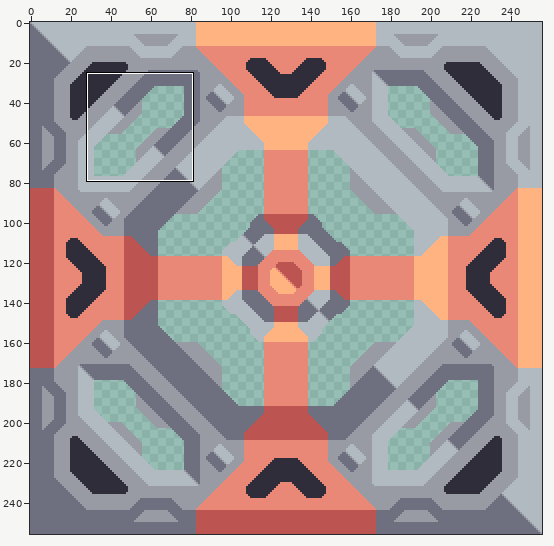
Sprite sheet -- assets/sprites/blocks/power/fusion-reactor.png. Above: a wide view before the commit, with the close-up outlined.
Close-up. Before the edit:
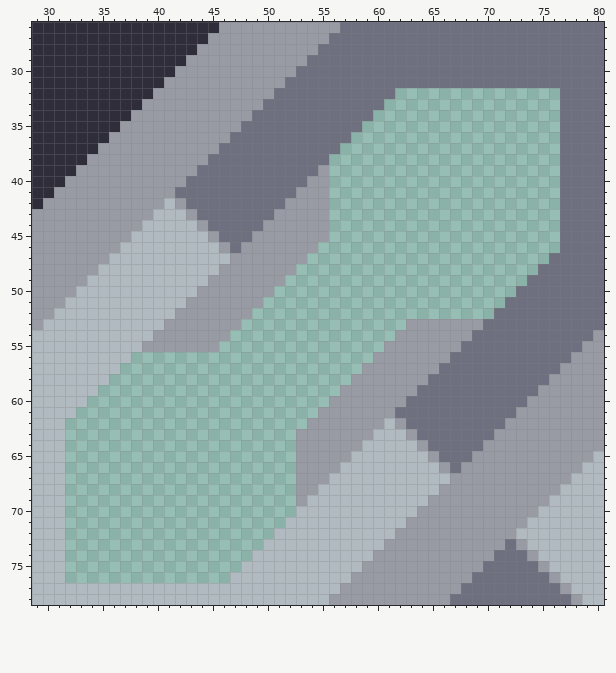
The file is 256x256 pixels. Shown: x 29..80, y 26..78. The commit also changed other parts of the picture, which this record leaves out.
New version:
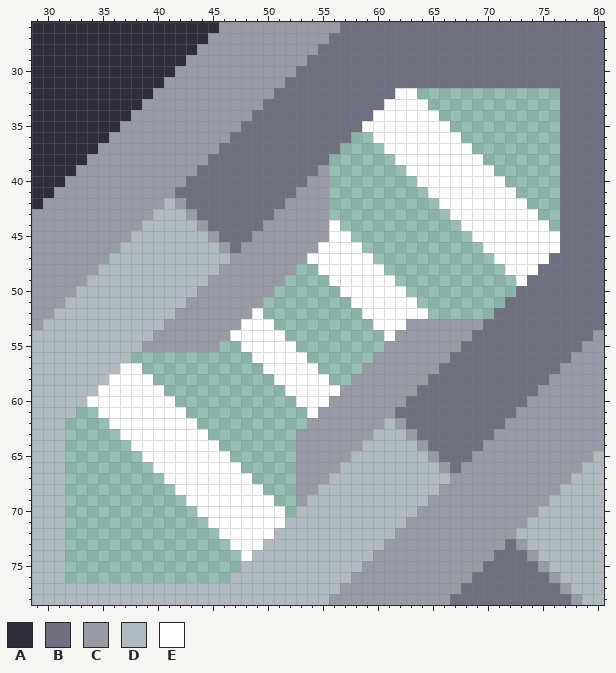
Palette (. is transparent): A #2f2d39  B #6e7080  C #989aa4  D #b0bac0  E #ffffff
The edit:
@@ x 29..80 @@
 31 AAAAAAAAAAAACCCCCCCCCCCBBBBBBBBBBBBBBBBBBBBBBBBBBBBB
-32 AAAAAAAAAAACCCCCCCCCCCBBBBBBBBBBB...............BBBB
-33 AAAAAAAAAACCCCCCCCCCCBBBBBBBBBBB................BBBB
-34 AAAAAAAAACCCCCCCCCCCBBBBBBBBBBB.................BBBB
-35 AAAAAAAACCCCCCCCCCCBBBBBBBBBBB..................BBBB
-36 AAAAAAACCCCCCCCCCCBBBBBBBBBBB...................BBBB
-37 AAAAAACCCCCCCCCCCBBBBBBBBBBB....................BBBB
-38 AAAAACCCCCCCCCCCBBBBBBBBBBB.....................BBBB
-39 AAAACCCCCCCCCCCBBBBBBBBBBBC.....................BBBB
-40 AAACCCCCCCCCCCBBBBBBBBBBBCC.....................BBBB
-41 AACCCCCCCCCCCBBBBBBBBBBBCCC.....................BBBB
-42 ACCCCCCCCCCCDCBBBBBBBBBCCCC.....................BBBB
-43 CCCCCCCCCCCDDDCBBBBBBBCCCCC.....................BBBB
-44 CCCCCCCCCCDDDDDCBBBBBCCCCCC.....................BBBB
-45 CCCCCCCCCDDDDDDDCBBBCCCCCCC.....................BBBB
-46 CCCCCCCCDDDDDDDDDCBCCCCCCC......................BBBB
-47 CCCCCCCDDDDDDDDDDDCCCCCCC......................BBBBB
-48 CCCCCCDDDDDDDDDDDCCCCCCC......................BBBBBB
-49 CCCCCDDDDDDDDDDDCCCCCCC......................BBBBBBB
-50 CCCCDDDDDDDDDDDCCCCCCC......................BBBBBBBB
-51 CCCDDDDDDDDDDDCCCCCCC......................BBBBBBBBB
-52 CCDDDDDDDDDDDCCCCCCC......................BBBBBBBBBB
-53 CDDDDDDDDDDDCCCCCCC...............CCCCCCCBBBBBBBBBBB
-54 DDDDDDDDDDDCCCCCCC...............CCCCCCCBBBBBBBBBBBC
-55 DDDDDDDDDDCCCCCCC...............CCCCCCCBBBBBBBBBBBCC
-56 DDDDDDDDD......................CCCCCCCBBBBBBBBBBBCCC
-57 DDDDDDDD......................CCCCCCCBBBBBBBBBBBCCCC
-58 DDDDDDD......................CCCCCCCBBBBBBBBBBBCCCCC
-59 DDDDDD......................CCCCCCCBBBBBBBBBBBCCCCCC
-60 DDDDD......................CCCCCCCBBBBBBBBBBBCCCCCCC
-61 DDDD......................CCCCCCCBBBBBBBBBBBCCCCCCCC
-62 DDD......................CCCCCCCDCBBBBBBBBBCCCCCCCCC
-63 DDD.....................CCCCCCCDDDCBBBBBBBCCCCCCCCCC
-64 DDD.....................CCCCCCDDDDDCBBBBBCCCCCCCCCCC
-65 DDD.....................CCCCCDDDDDDDCBBBCCCCCCCCCCCD
-66 DDD.....................CCCCDDDDDDDDDCBCCCCCCCCCCCDD
-67 DDD.....................CCCDDDDDDDDDDDCCCCCCCCCCCDDD
-68 DDD.....................CCDDDDDDDDDDDCCCCCCCCCCCDDDD
-69 DDD.....................CDDDDDDDDDDDCCCCCCCCCCCDDDDD
-70 DDD.....................DDDDDDDDDDDCCCCCCCCCCCDDDDDD
-71 DDD....................DDDDDDDDDDDCCCCCCCCCCCDDDDDDD
-72 DDD...................DDDDDDDDDDDCCCCCCCCCCCDDDDDDDD
-73 DDD..................DDDDDDDDDDDCCCCCCCCCCCBCDDDDDDD
-74 DDD.................DDDDDDDDDDDCCCCCCCCCCCBBBCDDDDDD
+32 AAAAAAAAAAACCCCCCCCCCCBBBBBBBBBBBEE.............BBBB
+33 AAAAAAAAAACCCCCCCCCCCBBBBBBBBBBBEEEE............BBBB
+34 AAAAAAAAACCCCCCCCCCCBBBBBBBBBBBEEEEEE...........BBBB
+35 AAAAAAAACCCCCCCCCCCBBBBBBBBBBBEEEEEEEE..........BBBB
+36 AAAAAAACCCCCCCCCCCBBBBBBBBBBB..EEEEEEEE.........BBBB
+37 AAAAAACCCCCCCCCCCBBBBBBBBBBB....EEEEEEEE........BBBB
+38 AAAAACCCCCCCCCCCBBBBBBBBBBB......EEEEEEEE.......BBBB
+39 AAAACCCCCCCCCCCBBBBBBBBBBBC.......EEEEEEEE......BBBB
+40 AAACCCCCCCCCCCBBBBBBBBBBBCC........EEEEEEEE.....BBBB
+41 AACCCCCCCCCCCBBBBBBBBBBBCCC.........EEEEEEEE....BBBB
+42 ACCCCCCCCCCCDCBBBBBBBBBCCCC..........EEEEEEEE...BBBB
+43 CCCCCCCCCCCDDDCBBBBBBBCCCCC...........EEEEEEEE..BBBB
+44 CCCCCCCCCCDDDDDCBBBBBCCCCCCE...........EEEEEEEE.BBBB
+45 CCCCCCCCCDDDDDDDCBBBCCCCCCCEE...........EEEEEEEEBBBB
+46 CCCCCCCCDDDDDDDDDCBCCCCCCCEEEE...........EEEEEEEBBBB
+47 CCCCCCCDDDDDDDDDDDCCCCCCCEEEEEE...........EEEEEBBBBB
+48 CCCCCCDDDDDDDDDDDCCCCCCC..EEEEEE...........EEEBBBBBB
+49 CCCCCDDDDDDDDDDDCCCCCCC....EEEEEE...........EBBBBBBB
+50 CCCCDDDDDDDDDDDCCCCCCC......EEEEEE..........BBBBBBBB
+51 CCCDDDDDDDDDDDCCCCCCC........EEEEEE........BBBBBBBBB
+52 CCDDDDDDDDDDDCCCCCCCE.........EEEEEE......BBBBBBBBBB
+53 CDDDDDDDDDDDCCCCCCCEEE.........EEECCCCCCCBBBBBBBBBBB
+54 DDDDDDDDDDDCCCCCCCEEEEE.........ECCCCCCCBBBBBBBBBBBC
+55 DDDDDDDDDDCCCCCCC..EEEEE........CCCCCCCBBBBBBBBBBBCC
+56 DDDDDDDDD...........EEEEE......CCCCCCCBBBBBBBBBBBCCC
+57 DDDDDDDDEE...........EEEEE....CCCCCCCBBBBBBBBBBBCCCC
+58 DDDDDDDEEEE...........EEEEE..CCCCCCCBBBBBBBBBBBCCCCC
+59 DDDDDDEEEEEE...........EEEEECCCCCCCBBBBBBBBBBBCCCCCC
+60 DDDDDEEEEEEEE...........EEECCCCCCCBBBBBBBBBBBCCCCCCC
+61 DDDD..EEEEEEEE...........ECCCCCCCBBBBBBBBBBBCCCCCCCC
+62 DDD....EEEEEEEE..........CCCCCCCDCBBBBBBBBBCCCCCCCCC
+63 DDD.....EEEEEEEE........CCCCCCCDDDCBBBBBBBCCCCCCCCCC
+64 DDD......EEEEEEEE.......CCCCCCDDDDDCBBBBBCCCCCCCCCCC
+65 DDD.......EEEEEEEE......CCCCCDDDDDDDCBBBCCCCCCCCCCCD
+66 DDD........EEEEEEEE.....CCCCDDDDDDDDDCBCCCCCCCCCCCDD
+67 DDD.........EEEEEEEE....CCCDDDDDDDDDDDCCCCCCCCCCCDDD
+68 DDD..........EEEEEEEE...CCDDDDDDDDDDDCCCCCCCCCCCDDDD
+69 DDD...........EEEEEEEE..CDDDDDDDDDDDCCCCCCCCCCCDDDDD
+70 DDD............EEEEEEEE.DDDDDDDDDDDCCCCCCCCCCCDDDDDD
+71 DDD.............EEEEEEEDDDDDDDDDDDCCCCCCCCCCCDDDDDDD
+72 DDD..............EEEEEDDDDDDDDDDDCCCCCCCCCCCDDDDDDDD
+73 DDD...............EEEDDDDDDDDDDDCCCCCCCCCCCBCDDDDDDD
+74 DDD................EDDDDDDDDDDDCCCCCCCCCCCBBBCDDDDDD
 75 DDD................DDDDDDDDDDDCCCCCCCCCCCBBBBBCDDDDD
Changed places in both close-ups, as pixel boxes (x1, y1, x2, y2):
added: (87, 88, 560, 561)
